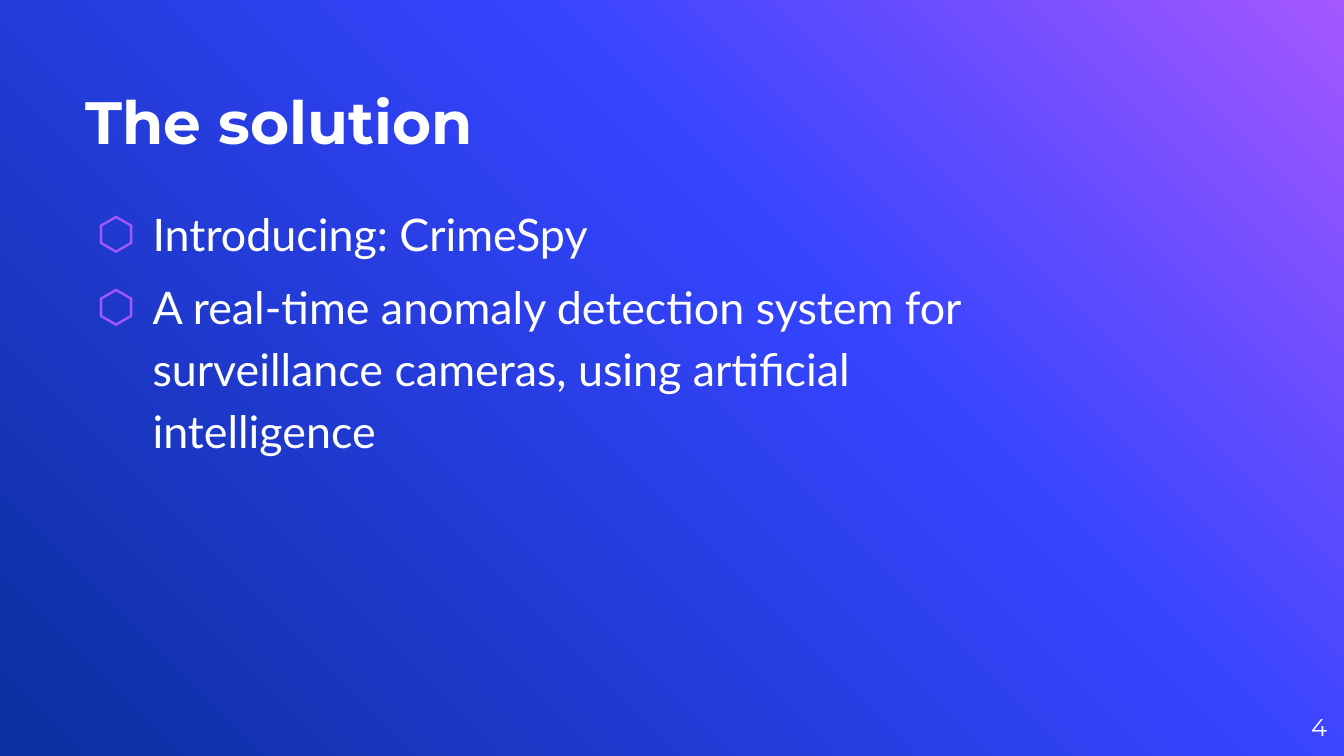
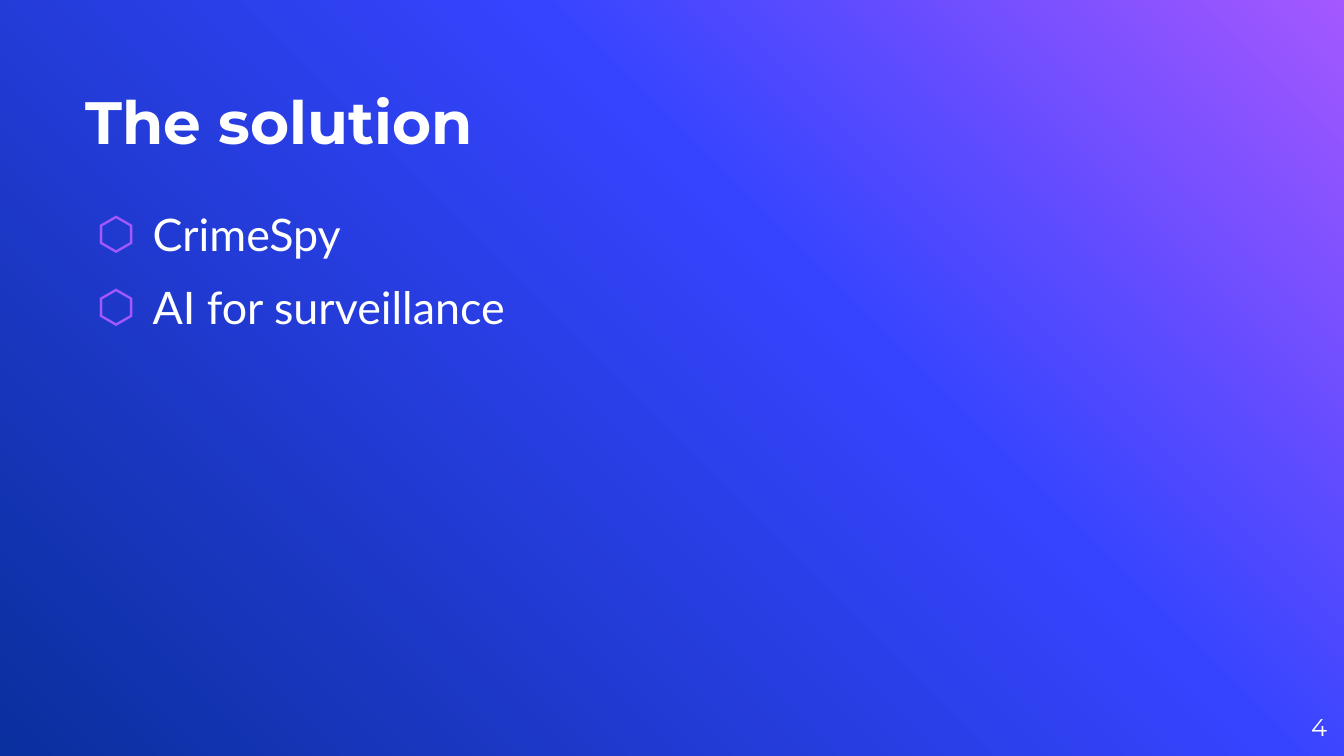
Before and after one commit to TheRandomTroll/CrimeSpy, a slide deck: slide 4 of assets/CrimeSpy Presentation.pptx. Drawn at 1344x756 pixels with LibreOffice and Linux fonts; fonts in the diff are those of the drawing; background and template pictures are left out. Boxes give left, top, right and bottom in pixels: in the first picture for what was removed or moved away, otherwise in the second. Text is boxed around its words. In the diff, an @@ line names an element or a change of style, - is before the commit and + after.

```diff
--- a/assets/CrimeSpy Presentation.pptx
+++ b/assets/CrimeSpy Presentation.pptx
@@ text at (153,218,505,325): text changed @@
-⬡ Introducing: CrimeSpy
-⬡ A real-time anomaly detection system for surveillance cameras, using artificial intelligence
+⬡ CrimeSpy
+⬡ AI for surveillance
```
Also in this commit, not shown: 3 other slides changed.
